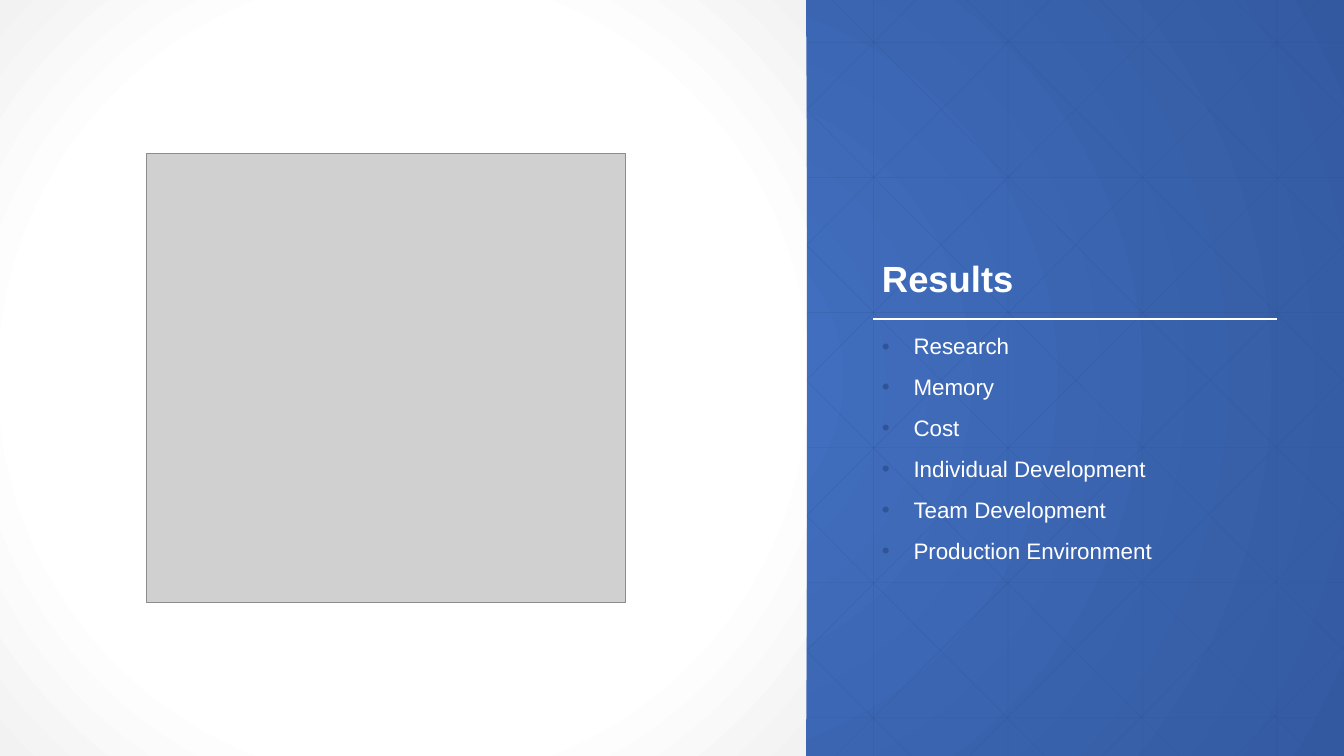
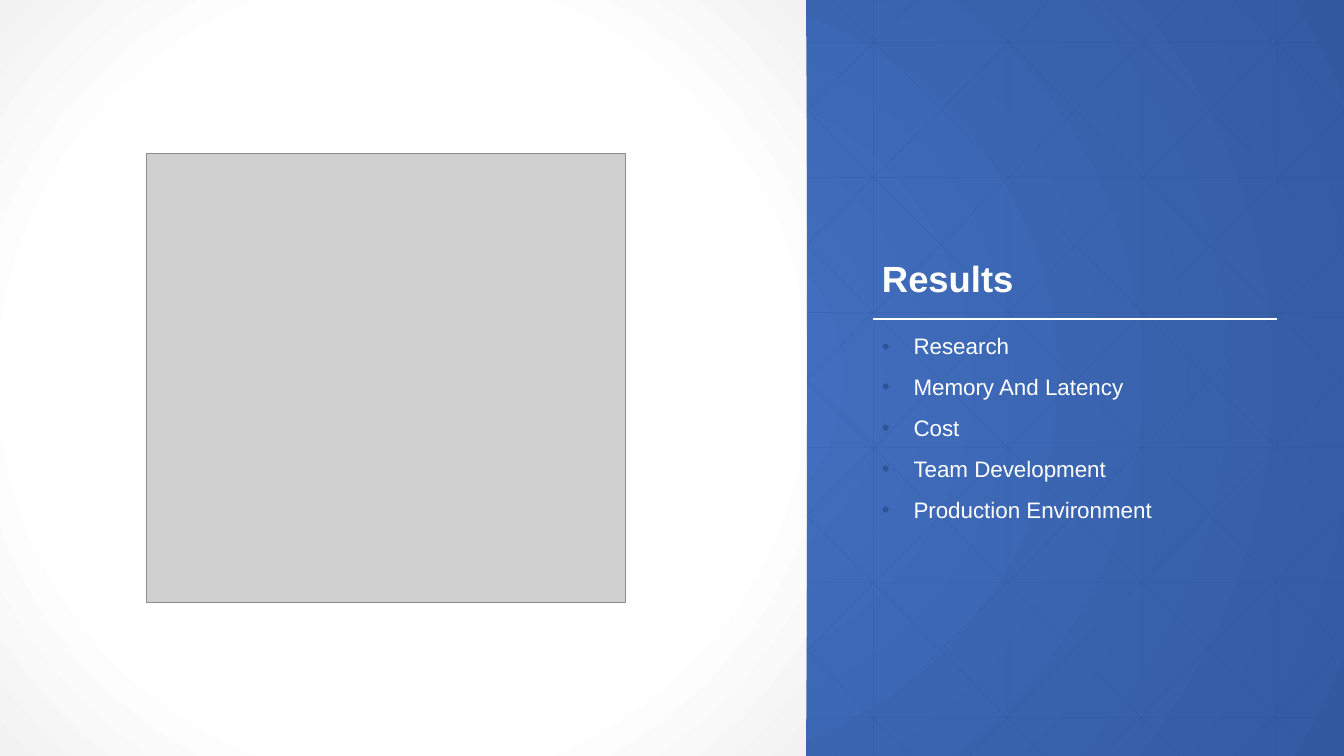
Before and after one commit to lexibrown/Skydot, a slide deck: slide 15 of documentation/presentation.pptx. Drawn at 1344x756 pixels with LibreOffice and Linux fonts; fonts in the diff are those of the drawing; grey boxes stand for pictures. Boxes give left, top, right and bottom in pixels: in the first picture for what was removed or moved away, otherwise in the second. Text is boxed around its words. In the diff, an @@ line names an element or a change of style, - is before the commit and + after.

```diff
--- a/documentation/presentation.pptx
+++ b/documentation/presentation.pptx
@@ text at [914, 378, 1123, 400]: text changed @@
-• Memory
+• Memory And Latency
@@ text at [914, 460, 1146, 482]: paragraph removed @@
-• Individual Development
```
Also in this commit, not shown: 7 other slides changed, 2 slides added, 4 slides removed, 3 other files.
